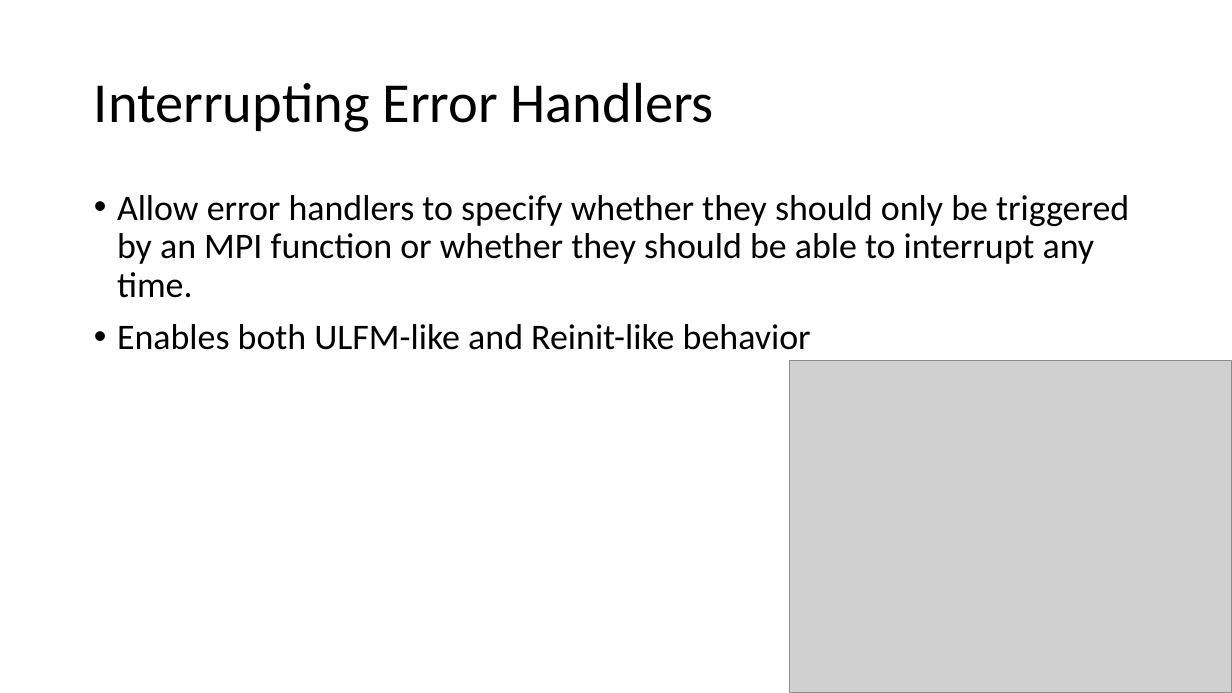
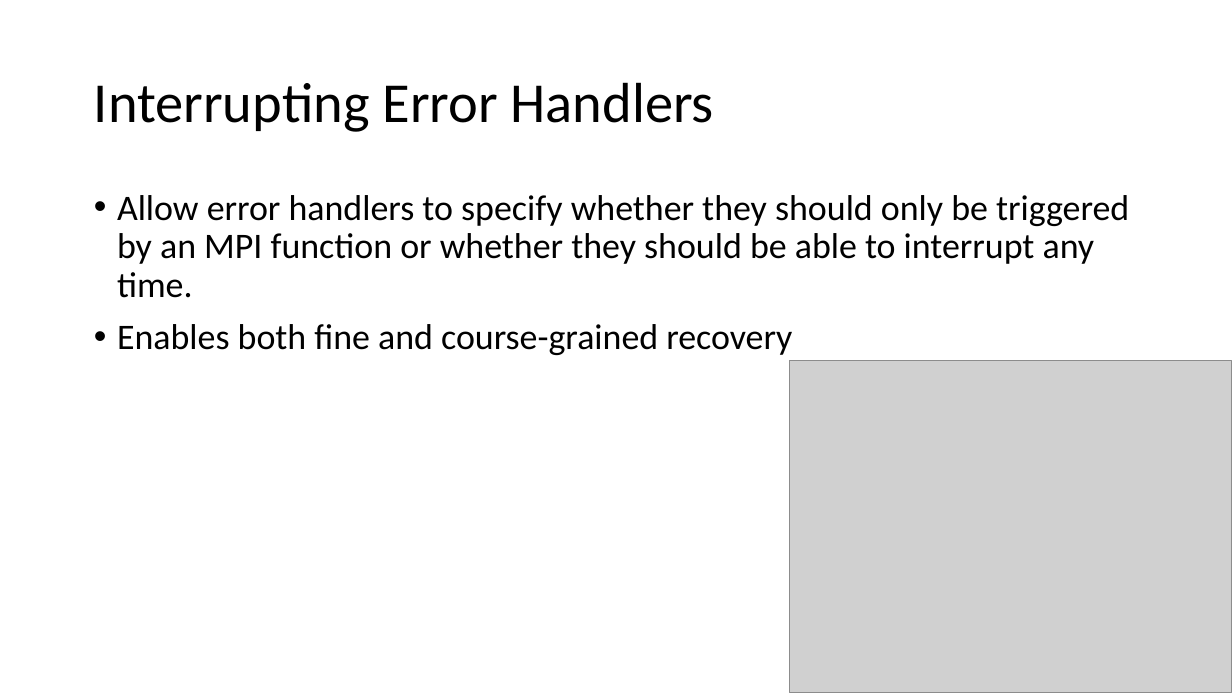
Before and after one commit to mpi-forum/mpi-forum.github.io, a slide deck: slide 6 of slides/2019/05/2019-05-31-FTWG-Update.pptx. Drawn at 1232x693 pixels with LibreOffice and Linux fonts; fonts in the diff are those of the drawing; grey boxes stand for pictures. Boxes give left, top, right and bottom in pixels: in the first picture for what was removed or moved away, otherwise in the second. Text is boxed around its words. In the diff, an @@ line names an element or a change of style, - is before the commit and + after.

```diff
--- a/slides/2019/05/2019-05-31-FTWG-Update.pptx
+++ b/slides/2019/05/2019-05-31-FTWG-Update.pptx
@@ text at box(117, 324, 792, 355): text changed @@
-• Enables both ULFM-like and Reinit-like behavior
+• Enables both fine and course-grained recovery
```
Also in this commit, not shown: 6 other slides changed.
